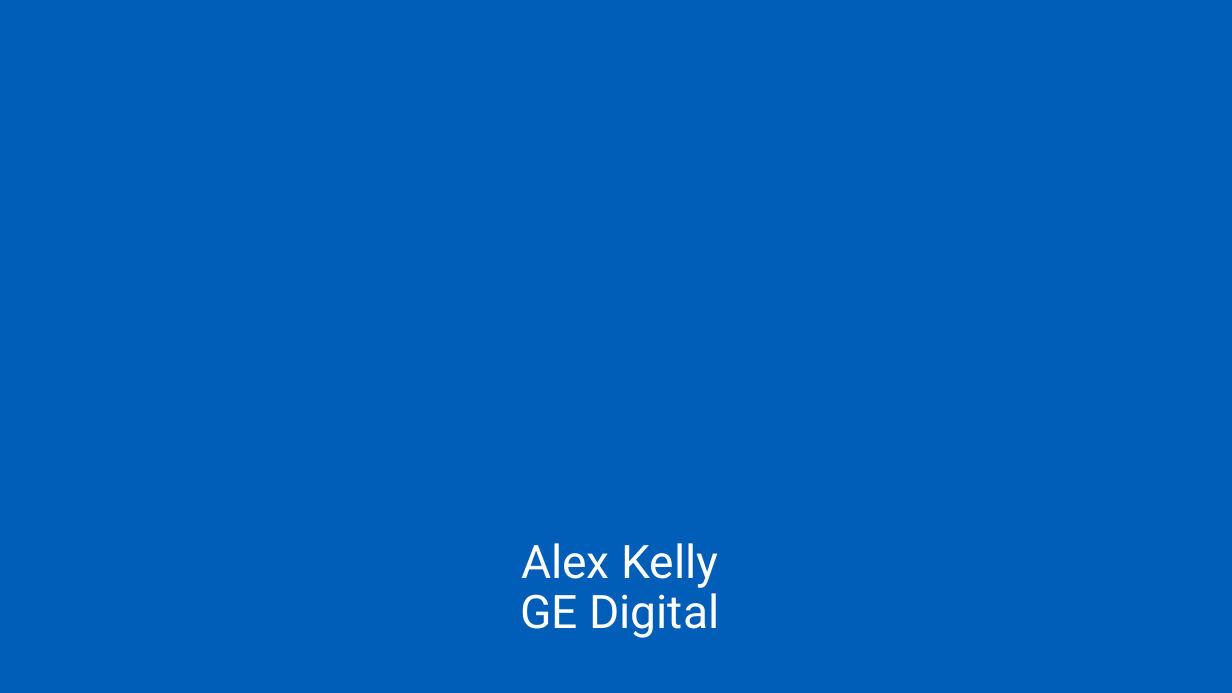
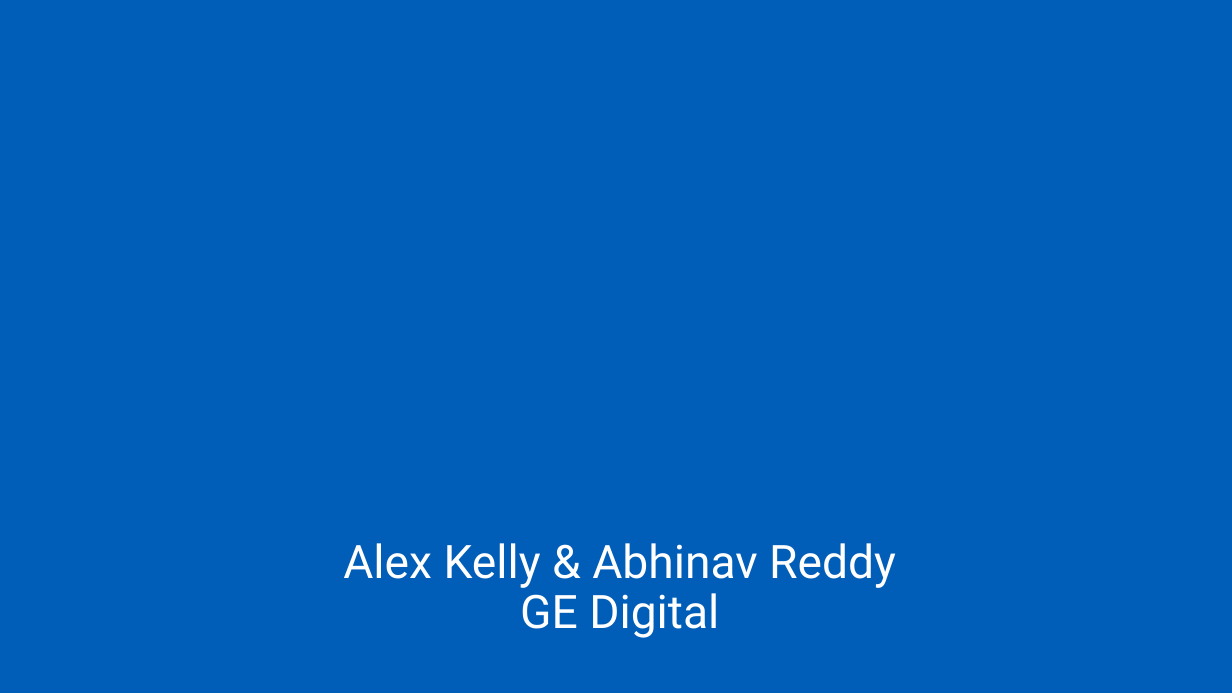
Before and after one commit to pilotdeveloper/sensors_lab, a slide deck: slide 1 of class-guide.pptx. Drawn at 1232x693 pixels with LibreOffice and Linux fonts; fonts in the diff are those of the drawing; background and template pictures are left out. Boxes give left, top, right and bottom in pixels: in the first picture for what was removed or moved away, otherwise in the second. Text is boxed around its words. In the diff, an @@ line names an element or a change of style, - is before the commit and + after.

```diff
--- a/class-guide.pptx
+++ b/class-guide.pptx
@@ title at (343,543,896,638): text changed @@
-Alex Kelly
-GE Digital
+Alex Kelly & Abhinav Reddy
+GE Digital
```
Also in this commit, not shown: 1 other slide changed, 1 other file.
